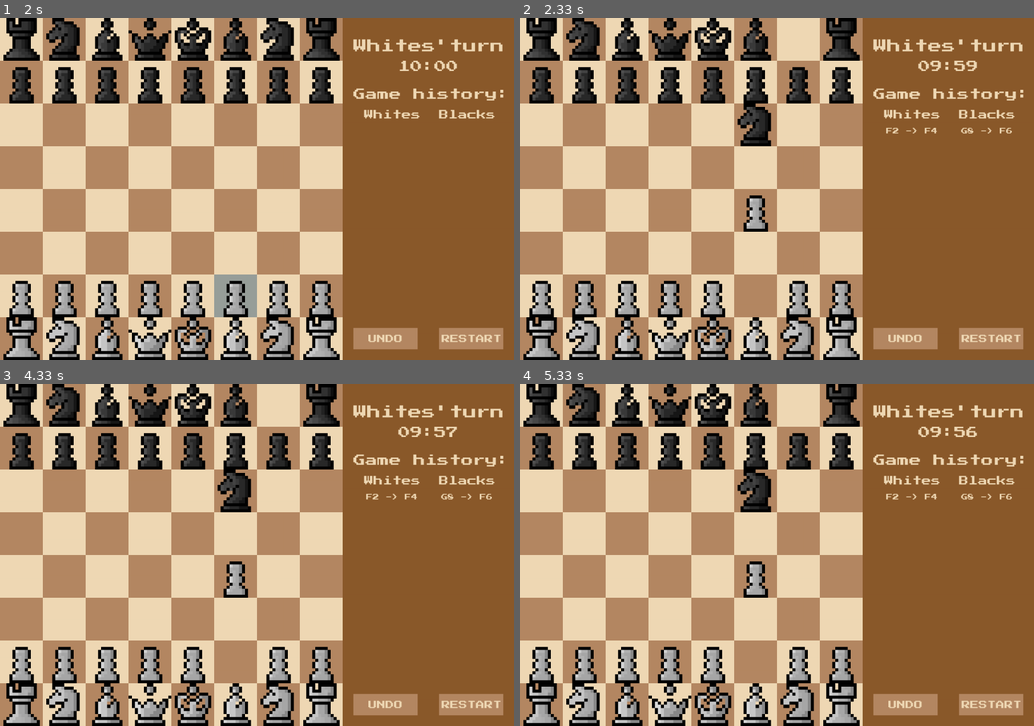
Above: before the commit, frames 1-4 (two rows, left to right).
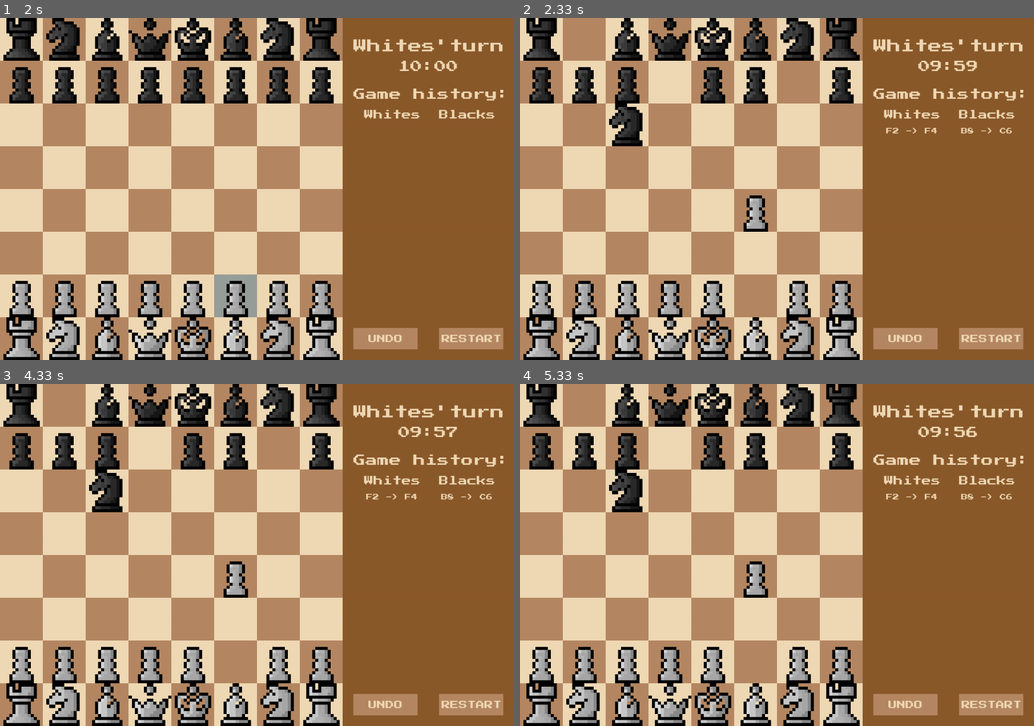
Above: after the commit, the same moments.

Repository: samuelminambres/chess.py
Game: pygame game, started from src/main.py
Two runs of this game, one before a commit and one after it. Both use one fixed random seed, a clock stepped at 60 frames per second and the inputs below.
Inputs (mouse positions are in pixels of both pictures, inside the frame that each line leads up to):
- Up to frame 1 (2 s): click (236, 202) at 0.38 s; click "RESTART" at 0.72 s; click (334, 69) at 1.05 s; click (318, 219) at 1.38 s; click (231, 277) at 1.72 s
- Up to frame 2 (2.33 s): click (777, 230) at 2.05 s
- Up to frame 3 (4.33 s): no input
- Up to frame 4 (5.33 s): click (956, 623) at 4.38 s

Frame 1 is identical in both runs. In frame 2, 3.4% of the frame differs, in the area x 9-95%, y 0-38%; in frame 3, 3.4%; in frame 4, 3.4%.

Commit message:
feat: 50 moves and insufficient material rules

Diff:
--- a/src/ai.py
+++ b/src/ai.py
@@ -1,3 +1,5 @@
+from move import Move
+
 class ChessAI:
 
     def __init__(self, depth = 3, color = "B"):
@@ -34,7 +36,9 @@
             return None
         best_eval = float("-inf") if self.color == "W" else float("inf")
         for start, end in legal_moves:
-            move = game.board.move(game, start, end)
+            piece = game.board.get_piece_at(start)
+            target = game.board.get_piece_at(end)
+            move = game.board.move(start, end)
             if not move:
                 continue
             if game.pawn_promotion(end):
@@ -42,6 +46,7 @@
             game.swap_turn()
             is_maximizing = self.color == "B"
             eval = self.minimax(game, depth = self.depth - 1, is_maximizing = is_maximizing)
+            game.history.append(Move(start, end, piece, target, game.board.en_passant_target, piece.has_moved, game.half_move_clock))
             game.undo_move()
             game.swap_turn()
             best_eval = max(best_eval, eval) if self.color == "W" else min(best_eval, eval)
@@ -58,13 +63,16 @@
         if is_maximizing:
             max_eval = float("-inf")
             for start, end in legal_moves:
-                move = game.board.move(game, start, end)
+                piece = game.board.get_piece_at(start)
+                target = game.board.get_piece_at(end)
+                move = game.board.move(start, end)
                 if not move:
                     continue
                 if game.pawn_promotion(end):
                     game.promotion_to("Q", end)
                 game.swap_turn()
                 eval = self.minimax(game, depth = depth - 1, is_maximizing = False, alpha = alpha, beta = beta)
+                game.history.append(Move(start, end, piece, target, game.board.en_passant_target, piece.has_moved, game.half_move_clock))
                 game.undo_move()
                 game.swap_turn()
                 max_eval = max(max_eval, eval)
@@ -75,13 +83,16 @@
         else:
             min_eval = float("inf")
             for start, end in legal_moves:
-                move = game.board.move(game, start, end)
+                piece = game.board.get_piece_at(start)
+                target = game.board.get_piece_at(end)
+                move = game.board.move(start, end)
                 if not move:
                     continue
                 if game.pawn_promotion(end):
                     game.promotion_to("Q", end)
                 game.swap_turn()
                 eval = self.minimax(game, depth = depth - 1, is_maximizing = True, alpha = alpha, beta = beta)
+                game.history.append(Move(start, end, piece, target, game.board.en_passant_target, piece.has_moved, game.half_move_clock))
                 game.undo_move()
                 game.swap_turn()
                 min_eval = min(min_eval, eval)
--- a/src/chessboard.py
+++ b/src/chessboard.py
@@ -1,5 +1,4 @@
 from pieces import *
-from move import Move
 
 class Chessboard:
 
@@ -143,20 +142,16 @@
         x, y = coords
         return self.grid[y][x]
 
-    def move(self, game, start, end):
+    def move(self, start, end):
         piece = self.get_piece_at(start)
-
         if piece is None:
             return False
 
         possible_moves = piece.get_possible_moves(self, start)
-
         if end not in possible_moves:
             return False
 
         target = self.get_piece_at(end)
-        game.history.append(Move(start, end, piece, target = target, en_passant_target = self.en_passant_target, has_moved = piece.has_moved))
-
         if target is not None:
             self.remove_piece(end)
 
--- a/src/game.py
+++ b/src/game.py
@@ -2,6 +2,7 @@
 from pieces import *
 from utils import to_notation
 from timer import Timer
+from move import Move
 
 class Game:
 
@@ -10,6 +11,7 @@
         self.turn = "W"
         self.white_timer = Timer(time_limit, increment)
         self.black_timer = Timer(time_limit, increment)
+        self.half_move_clock = 0
         self.history = []
 
     @property
@@ -53,6 +55,18 @@
         if not isinstance(value, Timer):
             raise TypeError("Timer must be a Timer")
         self._black_timer = value
+
+    @property
+    def half_move_clock(self):
+        return self._half_move_clock
+
+    @half_move_clock.setter
+    def half_move_clock(self, value):
+        if not isinstance(value, int):
+            raise TypeError("Counter value must be int")
+        if value < 0:
+            raise ValueError("Value must be 0 or greater")
+        self._half_move_clock = value
 
     @property
     def history(self):
@@ -132,6 +146,22 @@
                 return True
         return False
 
+    def is_insufficient_material(self):
+        if len(self.board.white_pieces_coords) == 1 and len(self.board.black_pieces_coords) == 1:
+            return True
+        elif len(self.board.white_pieces_coords) == 1 and len(self.board.black_pieces_coords) <= 2:
+            for coords in self.board.black_pieces_coords:
+                if not isinstance(self.board.get_piece_at(coords), King) and not isinstance(self.board.get_piece_at(coords), Bishop) and not isinstance(self.board.get_piece_at(coords), Knight):
+                    return False
+            return True
+        elif len(self.board.black_pieces_coords) == 1 and len(self.board.white_pieces_coords) <= 2:
+            for coords in self.board.white_pieces_coords:
+                if not isinstance(self.board.get_piece_at(coords), King) and not isinstance(self.board.get_piece_at(coords), Bishop) and not isinstance(self.board.get_piece_at(coords), Knight):
+                    return False
+            return True
+        return False
+
+
     def get_all_legal_moves(self):
         legal_moves = []
         if self.turn == "W":
@@ -148,7 +178,9 @@
                 end_x, end_y = end
 
                 # simulate move
-                self.board.move(self, start, end)
+                target = self.board.get_piece_at(end)
+                self.board.move(start, end)
+                self.history.append(Move(start, end, piece, target, self.board.en_passant_target, piece.has_moved, self.half_move_clock))
 
                 if not self.check():
                     # castling comprobations
@@ -205,7 +237,24 @@
         if (start, end) not in legal_moves:
             return "INVALID"
 
-        self.board.move(self, start, end)
+        piece = self.board.get_piece_at(start)
+        target = self.board.get_piece_at(end)
+        self.board.move(start, end)
+
+        # 50 moves rule
+        if isinstance(piece, Pawn) or target is not None:
+            self.half_move_clock = 0
+        else:
+            self.half_move_clock += 1
+
+        if self.half_move_clock == 50:
+            return "DRAW"
+
+        self.history.append(Move(start, end, piece, target, self.board.en_passant_target, piece.has_moved, self.half_move_clock))
+
+        # Insufficient material
+        if self.is_insufficient_material():
+            return "DRAW"
 
         # Timer
         if self.white_timer.is_timeout() or self.black_timer.is_timeout():
--- a/src/move.py
+++ b/src/move.py
@@ -2,7 +2,7 @@
 
 class Move:
 
-    def __init__(self, start: tuple, end: tuple, piece: Piece, target = None, en_passant_target = None, has_moved: bool = False):
+    def __init__(self, start: tuple, end: tuple, piece: Piece, target, en_passant_target, has_moved: bool, half_move_clock: int):
         self.piece = piece
         self.target = target
         self.start = start
@@ -83,3 +83,15 @@
         if not isinstance(value, bool) and value is not None:
             raise TypeError("Has moved must be bool")
         self._has_moved = value
+
+    @property
+    def half_move_clock(self):
+        return self._half_move_clock
+
+    @half_move_clock.setter
+    def half_move_clock(self, value):
+        if not isinstance(value, int):
+            raise TypeError("Counter value must be int")
+        if value < 0:
+            raise ValueError("Value must be 0 or greater")
+        self._half_move_clock = value
